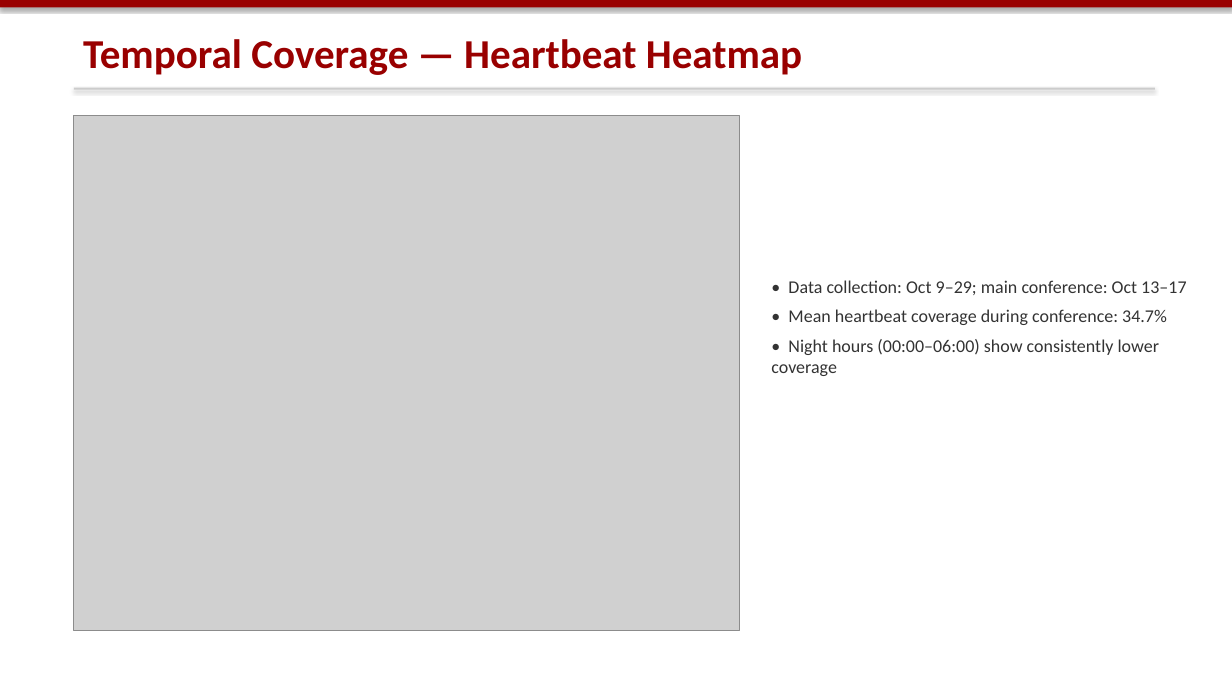
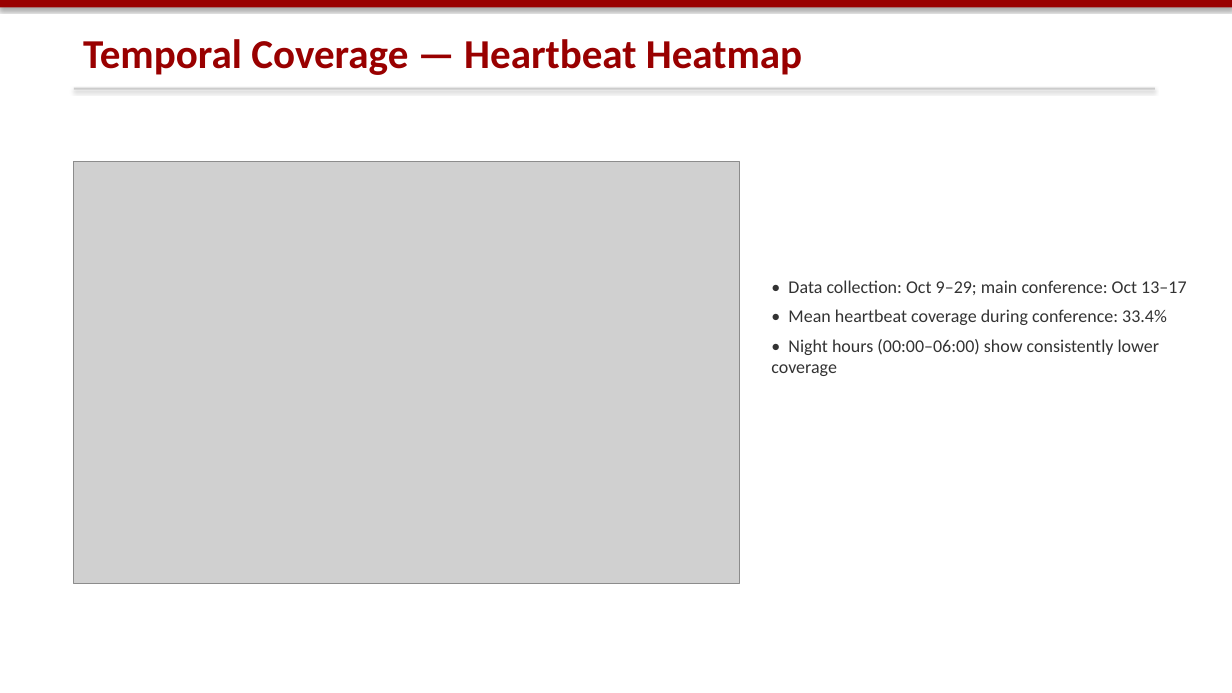
Before and after one commit to dtu-digital-health/UbiLife, a slide deck: slide 6 of reports/ubilife_presentation.pptx. Drawn at 1232x693 pixels with LibreOffice and Linux fonts; fonts in the diff are those of the drawing; grey boxes stand for pictures. Boxes give left, top, right and bottom in pixels: in the first picture for what was removed or moved away, otherwise in the second. Text is boxed around its words. In the diff, an @@ line names an element or a change of style, - is before the commit and + after.

Commit message:
Update report and slides to corrected survey/heartbeat numbers
- Local-time (Europe/Helsinki) heartbeat coverage: 33.4% mean, 37 participants;
  add Oct 13-16 coverage figure (39 participants, 37.6%)
- Survey counts after offboarding split and duplicate removal (711/561/150)
- One response per participant: onboarding 38, WHO-5 37, BFI-10 42; updated
  demographics, WHO-5 and BFI-10 statistics, stress/sleep counts
- Processed-file tables: new row counts, cognition parquet files
- Slides: same numbers, regenerated figures
- Add reports/images/dtu.png so the report compiles from a clean checkout

```diff
--- a/reports/ubilife_presentation.pptx
+++ b/reports/ubilife_presentation.pptx
@@ picture resized from (x1=74, y1=116, x2=739, y2=630) to (x1=74, y1=162, x2=739, y2=584) @@
@@ text at (x1=788, y1=309, x2=1167, y2=325): text changed @@
-• Mean heartbeat coverage during conference: 34.7%
+• Mean heartbeat coverage during conference: 33.4%
```
Also in this commit, not shown: 8 other slides changed, 3 other files.
